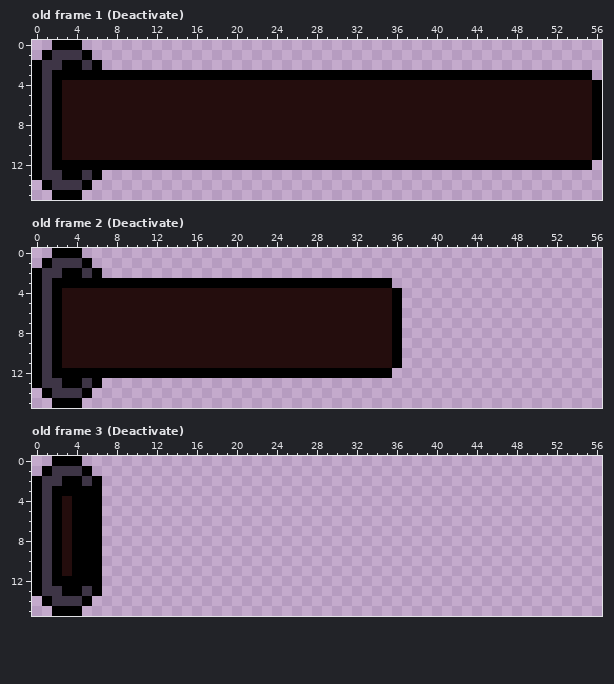
Edited in one commit: pixel-art file (Assets/Home_bred/Mechanisms/Blocks/Block.aseprite). Above, as it was before the edit.
57x16 pixels, 6 frames. Shown: old frame 1 (Deactivate), old frame 2 (Deactivate), old frame 3 (Deactivate). The commit also changed other frames, which this record leaves out.
The same view after the edit:
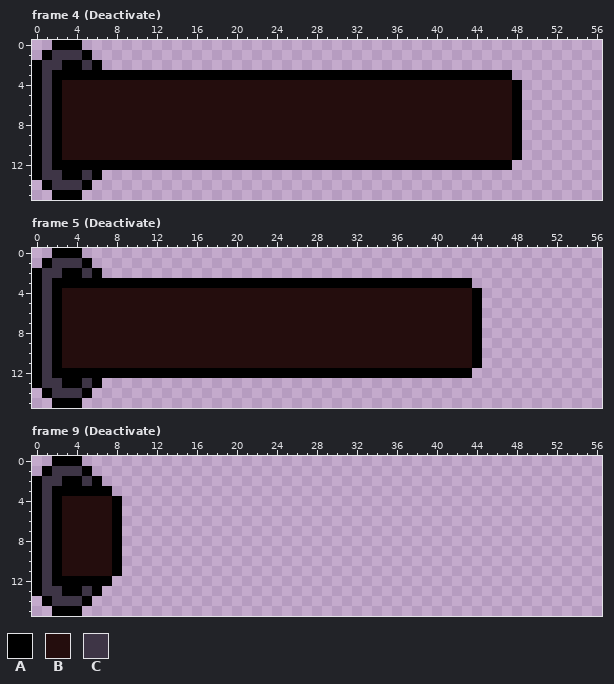
Palette (. is transparent): A #000000  B #240d0d  C #3e3546
A new or re-ordered frame is compared with the old frame closest to it.
Changes in this commit:
frames 6 -> 10
Frame 4 (Deactivate) is new; against old frame 1 (Deactivate):
The author changed colour B to colour A in rows 4 to 11 at x 48.
Colour A is removed in row 3 at x 48 to 55; in rows 4 to 11 at x 56; in row 12 at x 48 to 55.
Colour B is removed in rows 4 to 11 at x 49 to 55.
Frame 5 (Deactivate) is new; against old frame 2 (Deactivate):
Colour A now appears in row 3 at x 36 to 43; in rows 4 to 11 at x 44; in row 12 at x 36 to 43.
Colour B now appears in rows 4 to 11 at x 37 to 43.
The author changed colour A to colour B in rows 4 to 11 at x 36.
Frame 9 (Deactivate) is new; against old frame 3 (Deactivate):
Colour A now appears in row 3 at x 7; in rows 4 to 11 at x 8; in row 12 at x 7.
Colour B now appears in rows 4 to 11 at x 7.
The author changed colour A to colour B in rows 4 to 11 at x 4 to 6.
Boxes around the changes in both pictures, in picture pixels (x1, y1, x2, y2):
changed: (512, 70, 602, 170)
changed: (392, 278, 482, 378)
changed: (72, 486, 122, 586)
